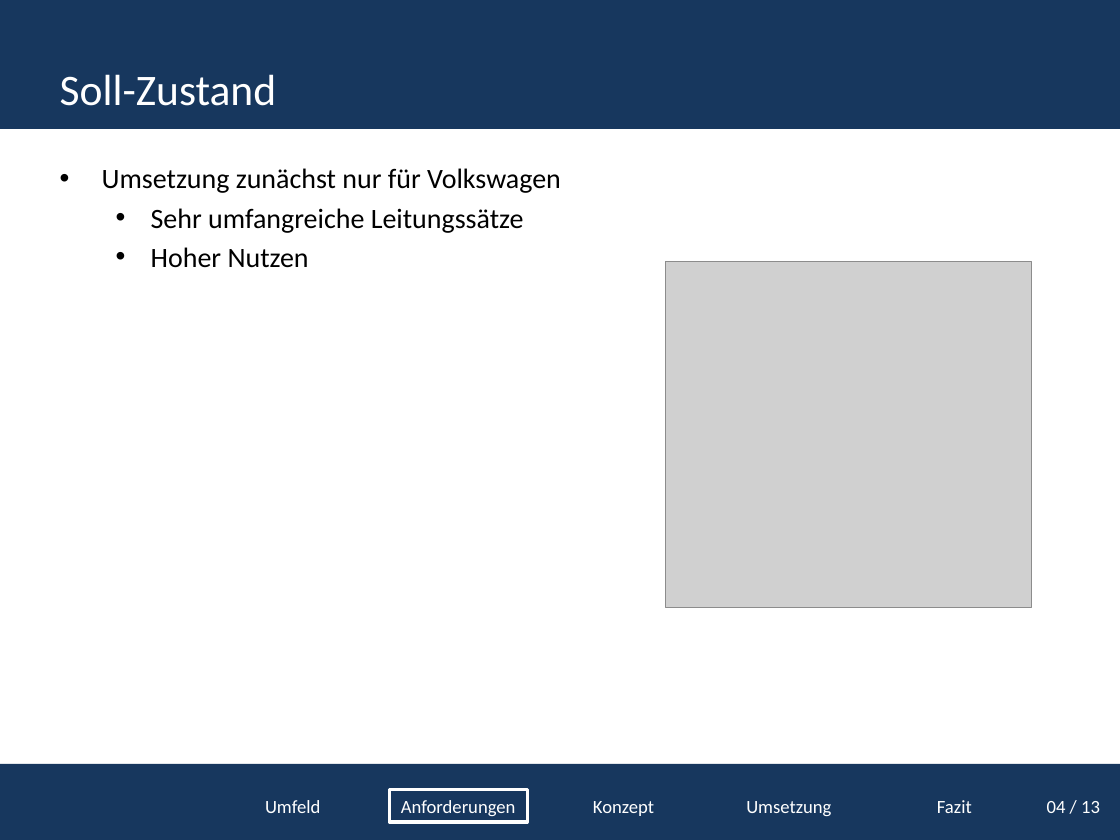
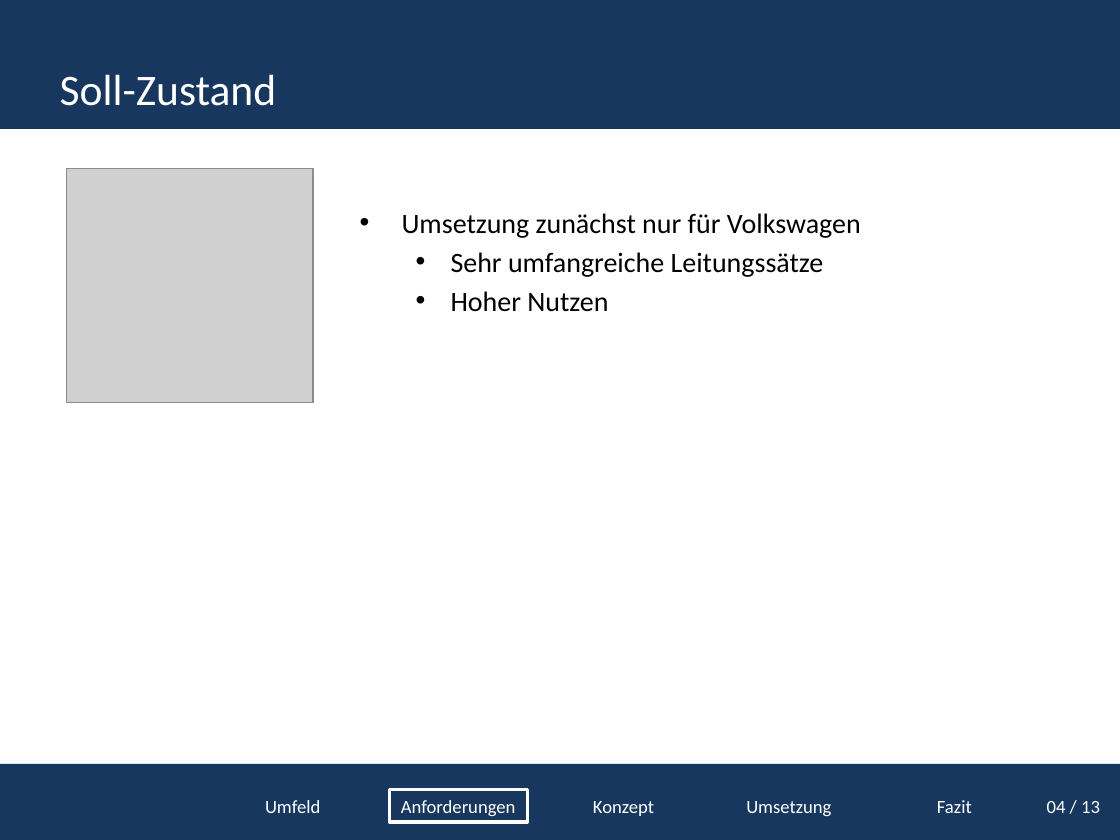
Before and after one commit to tomtom1992/Projektpr-sentation, a slide deck: slide 14 of Projektpräsentation.pptx. Drawn at 1120x840 pixels with LibreOffice and Linux fonts; fonts in the diff are those of the drawing; grey boxes stand for pictures; background and template pictures are left out. Boxes give left, top, right and bottom in pixels: in the first picture for what was removed or moved away, otherwise in the second. Text is boxed around its words. In the diff, an @@ line names an element or a change of style, - is before the commit and + after.

```diff
--- a/Projektpräsentation.pptx
+++ b/Projektpräsentation.pptx
@@ picture added at bbox=[66, 168, 312, 402] @@
@@ text "Umsetzung zunächst nur für Volkswagen": place and size @@
-text "Umsetzung zunächst nur für Volkswagen" at bbox=[102, 168, 561, 268]
+text "Umsetzung zunächst nur für Volkswagen" at bbox=[402, 213, 861, 312]
@@ picture removed at bbox=[665, 261, 1030, 608] @@
```
Also in this commit, not shown: 3 other slides changed.
